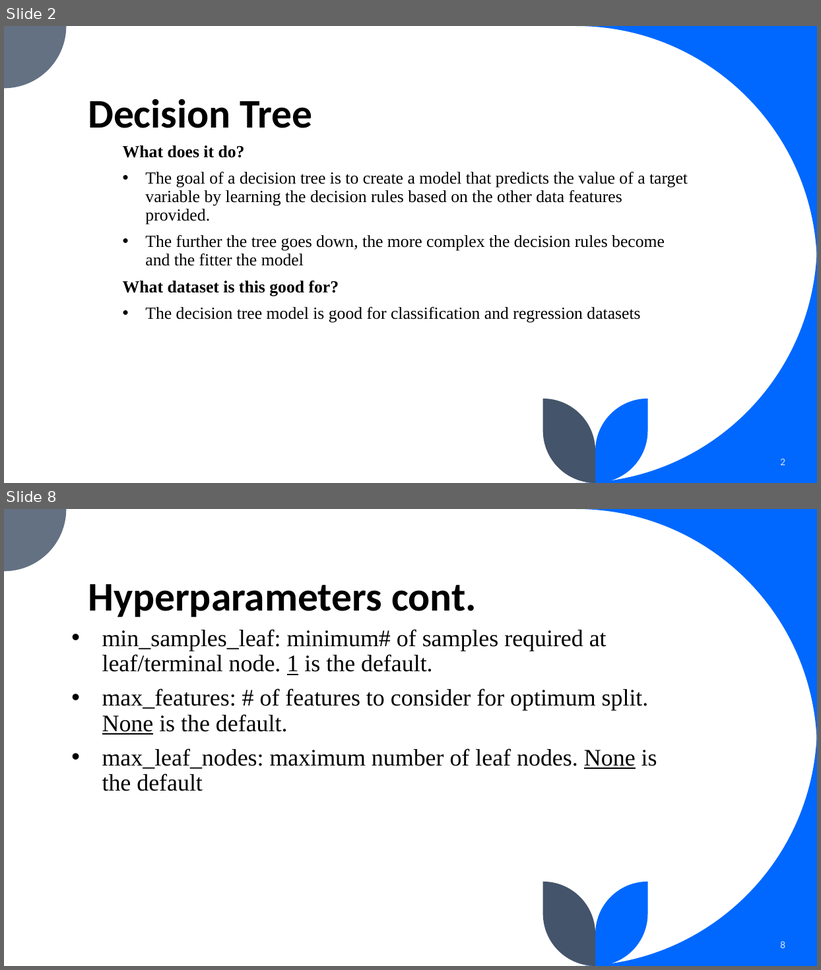
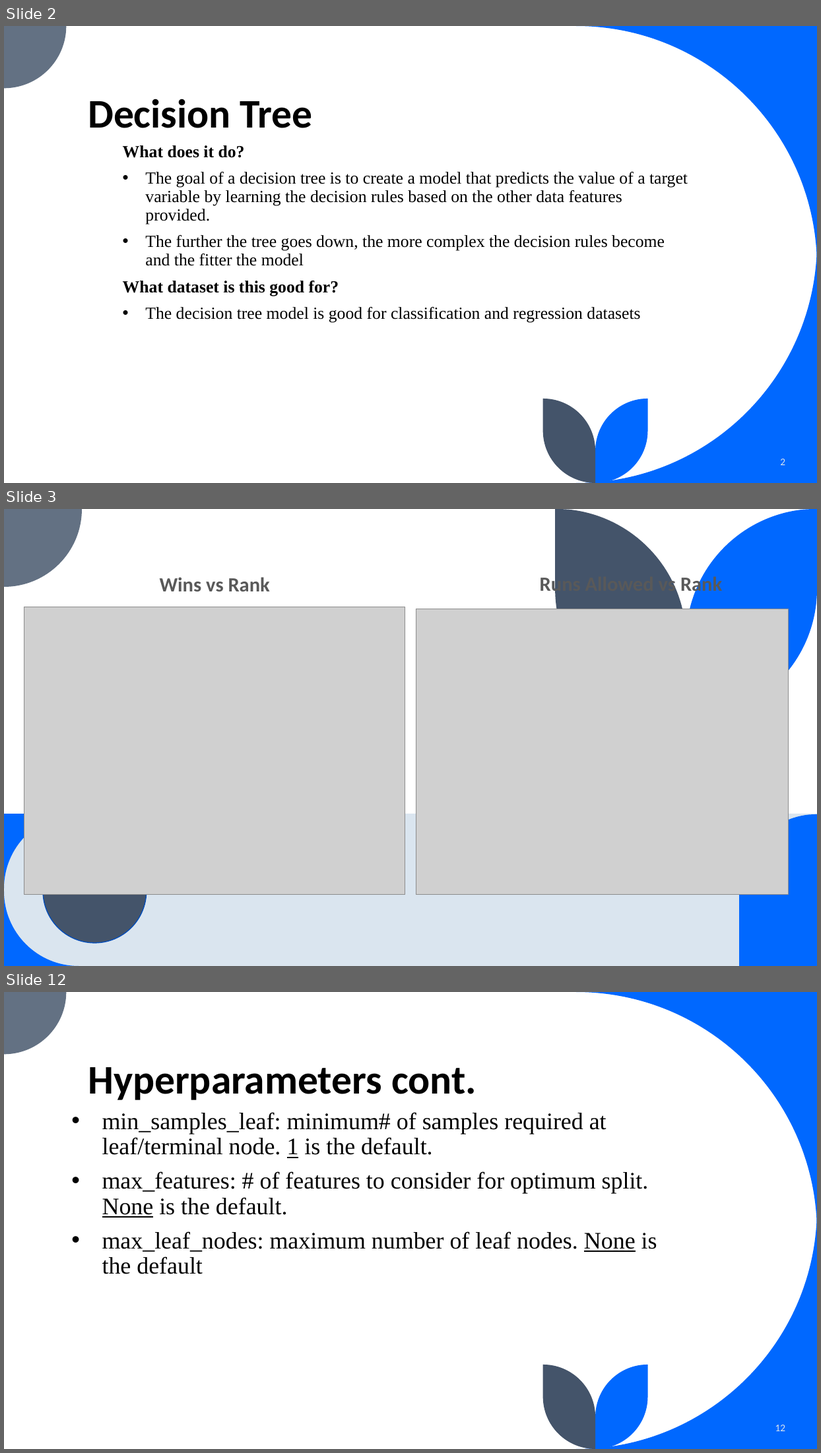
Before and after one commit to edwardoh7/wk09_fourthplace, a slide deck: Wk09 ppt presentation.pptx. Shown one above the other, each under a label of ours: slides 2 and 8 before the commit, slides 2, 3 and 12 after it; the slides between them are not shown. The pictures are 821x970 and 821x1453 pixels, drawn with LibreOffice and Linux fonts; fonts in the diff are those of the drawing; grey boxes stand for pictures. Boxes give left, top, right and bottom in pixels: in the first picture for what was removed or moved away, otherwise in the second. Text is boxed around its words. In the diff, an @@ line names an element or a change of style, - is before the commit and + after.

```diff
--- a/Wk09 ppt presentation.pptx
+++ b/Wk09 ppt presentation.pptx
@@ slide 3 added at [4, 509, 817, 966], background #FFFFFF @@
@@ freeform shape added at [4, 509, 82, 587], fill #637183 @@
@@ freeform shape added at [555, 509, 686, 720], fill #44546A @@
@@ freeform shape added at [686, 509, 817, 720], fill #0068FF @@
@@ text added at [160, 577, 270, 591], 23.8 pt, text #595959, bold @@
+Wins vs Rank
@@ text added at [540, 574, 722, 595], 23.8 pt, text #595959, bold @@
+Runs Allowed vs Rank
@@ picture added at [24, 607, 405, 895] @@
@@ picture added at [416, 609, 789, 895] @@
@@ rectangle added at [4, 814, 817, 966], fill #DAE5EF @@
@@ freeform shape added at [4, 814, 79, 889], fill #0068FF @@
@@ freeform shape added at [740, 815, 817, 966], fill #0068FF @@
@@ ellipse added at [43, 840, 147, 943], fill #44546A, outline #004DBD 1 pt @@
@@ freeform shape added at [4, 892, 79, 966], fill #0068FF @@
@@ what was slide 8 is now slide 12 @@
@@ page number at [776, 1425, 786, 1432]: text changed @@
-8
+12
```
Also in this commit, not shown: 8 slides changed, 3 other slides added, 1 slide removed, 2 other files.
